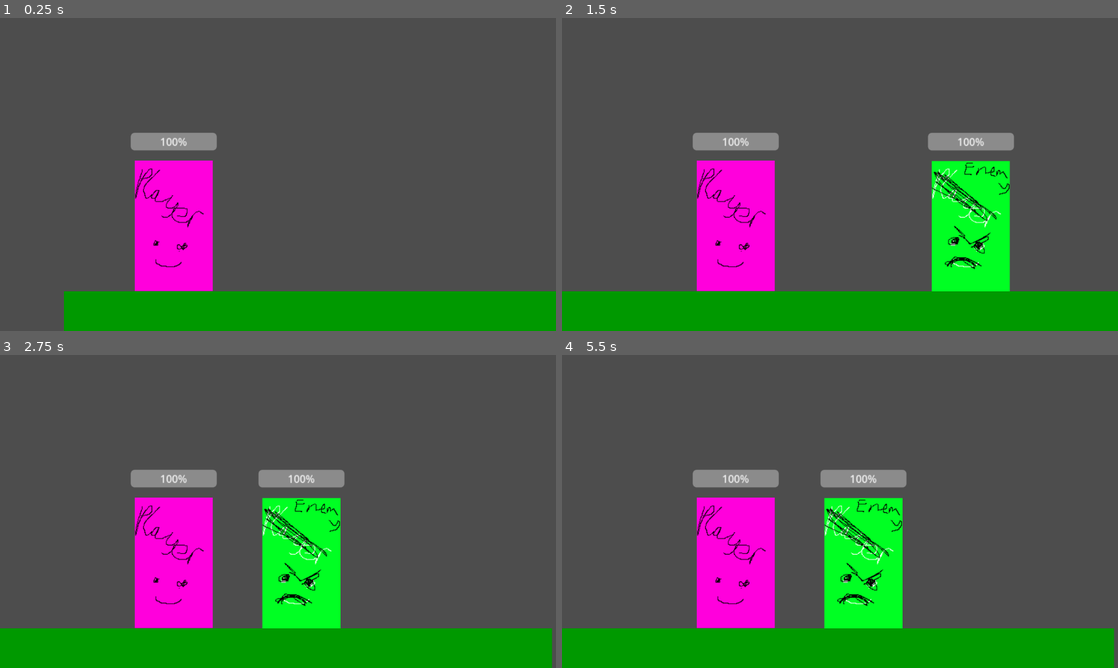
Above: before the commit, frames 1-4 (two rows, left to right).
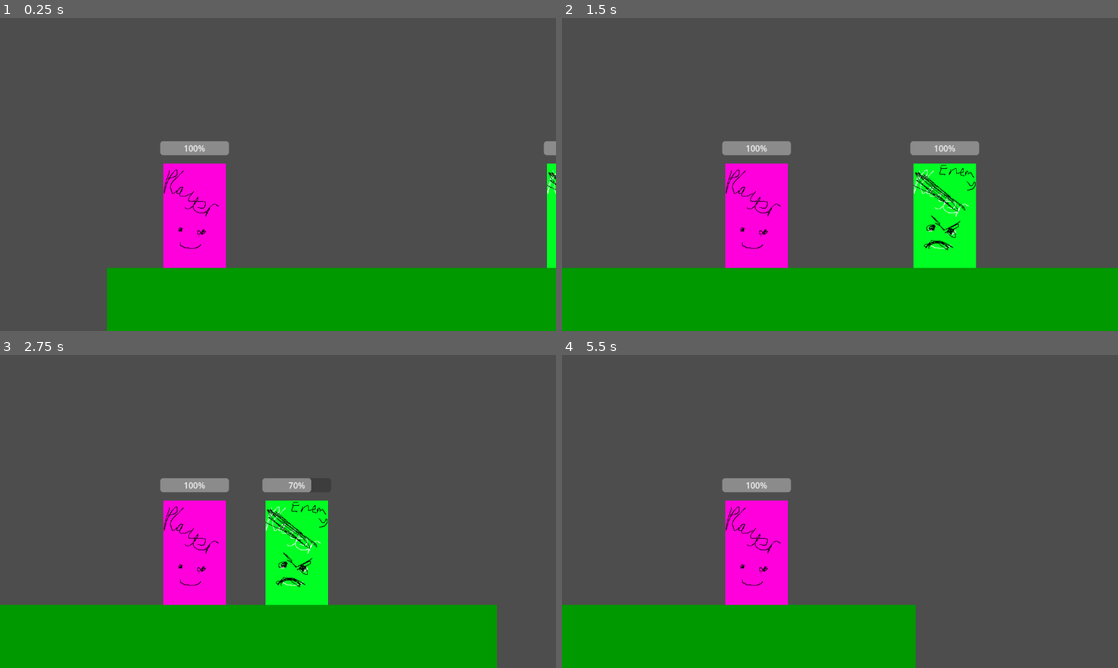
Above: after the commit, the same moments.

Repository: corndogit/rhythm-gauntlet
Game: Godot game, scene res://scenes/Main.tscn
Same seed, same stepped clock (60 frames per second), same inputs: the game is played once before the commit and once after it. Sound files missing from this copy of the repository are replaced by a short silence.
Inputs:
- Up to frame 1 (0.25 s): no input
- Up to frame 2 (1.5 s): tap Z (ui_attack) at 0.6 s; tap X (ui_block) at 0.8, 1.35 s
- Up to frame 3 (2.75 s): tap Z (ui_attack) at 1.55, 2.1 s; tap X (ui_block) at 2.3 s
- Up to frame 4 (5.5 s): tap Enter at 2.75, 4.25 s; tap X (ui_block) at 2.85, 3.8, 4.35, 5.3 s; tap Z (ui_attack) at 3.05, 3.6, 4.55, 5.1 s; tap Space at 3.5 s

The runs differ from the first frame. In frame 1, 12% of the frame differs, in the area x 11-100%, y 36-100%; in frame 2, 17%; in frame 3, 15%; in frame 4, 19%, in the area x 0-100%, y 36-100%.
Error after the commit: Cannot call method 'get' on a null value. (res://scripts/Player.gd:35)

Commit message:
iteration 1: global beat timer

Diff:
--- /dev/null
+++ b/scenes/LevelMusic.gd
@@ -0,0 +1,23 @@
+extends Node
+
+
+@export var bpm : float = 120.0
+var beat : float = bpm / 60.0 / 4.0
+var half_beat : float = beat / 2.0
+
+@onready var music : AudioStreamPlayer = get_node("MusicPlayer")
+
+
+func _ready():
+	print(beat)
+	music.play()
+
+
+func _process(_delta):
+	if Input.is_action_just_pressed("ui_attack"):
+		print(str("accuracy: " + str(get_accuracy())))
+
+
+func get_accuracy():
+	var position = absf(fmod(music.get_playback_position(), beat) - half_beat)
+	return 100 * position / half_beat
--- a/scenes/Main.tscn
+++ b/scenes/Main.tscn
@@ -1,7 +1,9 @@
-[gd_scene load_steps=5 format=3 uid="uid://dgcca2h1oc41r"]
+[gd_scene load_steps=7 format=3 uid="uid://dgcca2h1oc41r"]
 
 [ext_resource type="PackedScene" uid="uid://dok5wkyva8udn" path="res://scenes/entities/player.tscn" id="1_c14st"]
-[ext_resource type="PackedScene" path="res://scenes/entities/enemy.tscn" id="2_ctdo2"]
+[ext_resource type="PackedScene" uid="uid://btk0i80rjdxox" path="res://scenes/entities/enemy.tscn" id="2_ctdo2"]
+[ext_resource type="Script" path="res://scenes/LevelMusic.gd" id="3_jxftd"]
+[ext_resource type="AudioStream" uid="uid://4v7drlakdmgd" path="res://assets/sounds/120bpm.ogg" id="4_fx7na"]
 
 [sub_resource type="CanvasTexture" id="CanvasTexture_xlru7"]
 
@@ -12,6 +14,7 @@
 
 [node name="Player" parent="." instance=ExtResource("1_c14st")]
 base_damage = 3.0
+action_delay = 0.1
 
 [node name="Floor" type="StaticBody2D" parent="."]
 position = Vector2(645, 600)
@@ -25,3 +28,9 @@
 shape = SubResource("RectangleShape2D_rgnrb")
 
 [node name="Enemy" parent="." instance=ExtResource("2_ctdo2")]
+
+[node name="LevelMusic" type="Node" parent="."]
+script = ExtResource("3_jxftd")
+
+[node name="MusicPlayer" type="AudioStreamPlayer" parent="LevelMusic"]
+stream = ExtResource("4_fx7na")
--- a/scenes/components/health_component.tscn
+++ b/scenes/components/health_component.tscn
@@ -1,6 +1,14 @@
-[gd_scene load_steps=2 format=3 uid="uid://bt03an2qhrn2h"]
+[gd_scene load_steps=4 format=3 uid="uid://bt03an2qhrn2h"]
 
 [ext_resource type="Script" path="res://scripts/components/HealthComponent.gd" id="1_y30pd"]
+[ext_resource type="AudioStream" uid="uid://daboogtimxvl4" path="res://assets/sounds/hitHurt.wav" id="2_ifq2a"]
+[ext_resource type="AudioStream" uid="uid://ccqng8yi1cnxf" path="res://assets/sounds/hitDie.wav" id="3_k4dho"]
 
 [node name="HealthComponent" type="Node2D"]
 script = ExtResource("1_y30pd")
+
+[node name="HitSound" type="AudioStreamPlayer2D" parent="."]
+stream = ExtResource("2_ifq2a")
+
+[node name="DieSound" type="AudioStreamPlayer2D" parent="."]
+stream = ExtResource("3_k4dho")
--- a/scenes/entities/enemy.tscn
+++ b/scenes/entities/enemy.tscn
@@ -1,4 +1,4 @@
-[gd_scene load_steps=7 format=3]
+[gd_scene load_steps=7 format=3 uid="uid://btk0i80rjdxox"]
 
 [ext_resource type="Script" path="res://scripts/Enemy.gd" id="1_27g40"]
 [ext_resource type="Texture2D" uid="uid://d15cfvot253uv" path="res://assets/textures/player/enemy_placeholder.png" id="2_xm7ru"]
--- a/scenes/entities/player.tscn
+++ b/scenes/entities/player.tscn
@@ -50,7 +50,7 @@
 
 [node name="Camera2D" type="Camera2D" parent="."]
 position = Vector2(160, -79)
-zoom = Vector2(1.5, 1.5)
+zoom = Vector2(1.2, 1.2)
 
 [node name="HealthComponent" parent="." instance=ExtResource("3_43f3q")]
 
--- a/scripts/Player.gd
+++ b/scripts/Player.gd
@@ -45,11 +45,9 @@
 		return
 
 	if Input.is_action_just_pressed("ui_attack"):
-		print("attack!")
 		attack()
 		_handle_action_cooldown()
 	elif Input.is_action_just_pressed("ui_block"):
-		print("block!")
 		block()
 		_handle_action_cooldown()
 
--- a/scripts/components/HealthComponent.gd
+++ b/scripts/components/HealthComponent.gd
@@ -4,6 +4,8 @@
 var hp : float
 @export var max_hp : float = 10.0
 var has_died = false
+@onready var hitSound : AudioStreamPlayer2D = get_node("HitSound")
+@onready var dieSound : AudioStreamPlayer2D = get_node("DieSound")
 
 signal health_changed(amount: float)
 signal health_died
@@ -19,3 +21,6 @@
 	if hp <= 0:
 		has_died = true
 		health_died.emit()
+		dieSound.play()
+	else:
+		hitSound.play()
--- a/scripts/components/HurtboxComponent.gd
+++ b/scripts/components/HurtboxComponent.gd
@@ -3,7 +3,7 @@
 
 var _is_damageable = true
 @export var healthComponent : Node2D
-@export var cooldown : float = 0.5
+@export var cooldown : float = 0.1
 @onready var timer : Timer = get_node("CooldownTimer")
 
 
@@ -12,9 +12,7 @@
 
 
 func take_damage(amount: float):
-	print("hurtbox taking damage")
 	if healthComponent and _is_damageable:
-		print(healthComponent)
 		healthComponent.take_damage(amount)
 		timer.start(cooldown)
 
Not shown, added: assets/sounds/110bpm.wav.import
Not shown, added: assets/sounds/120bpm.ogg.import
Not shown, added: assets/sounds/hitDie.wav.import
Not shown, added: assets/sounds/hitHurt.wav.import
Not shown, added: README.md
Not shown, added: assets/sounds/110bpm.wav
Not shown, added: assets/sounds/120bpm.ogg
Not shown, added: assets/sounds/hitDie.wav
Not shown, added: assets/sounds/hitHurt.wav
